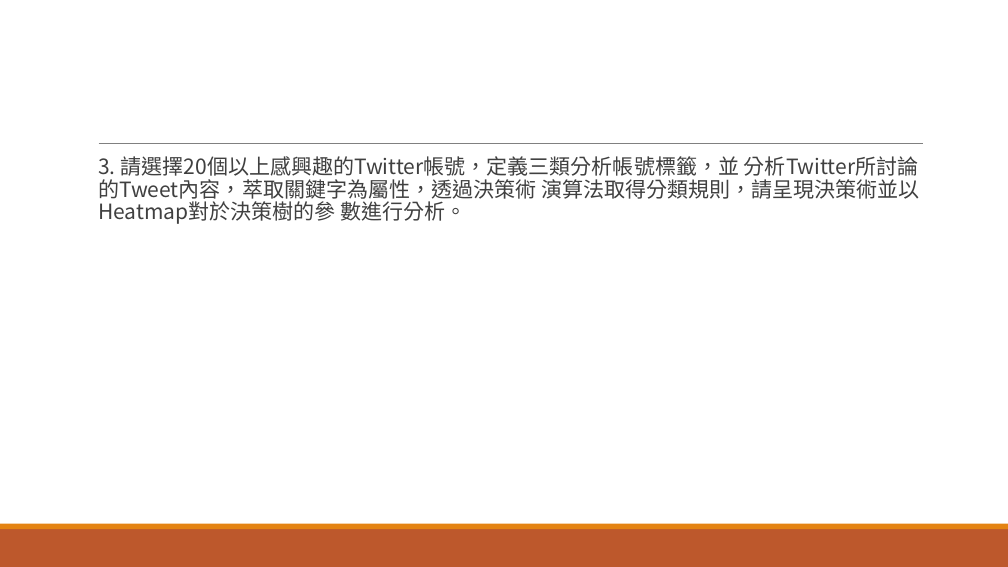
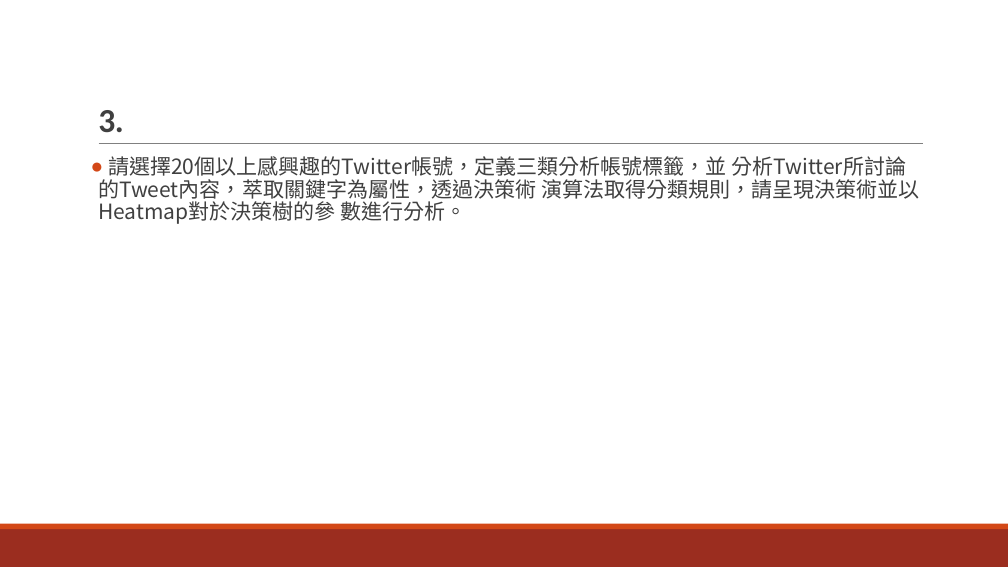
Before and after one commit to savina-chan/2016_socialnetwork, a slide deck: slide 13 of M10515048.pptx (slide 12 before the commit). Drawn at 1008x567 pixels with LibreOffice and Linux fonts; fonts in the diff are those of the drawing. Boxes give left, top, right and bottom in pixels: in the first picture for what was removed or moved away, otherwise in the second. Text is boxed around its words. In the diff, an @@ line names an element or a change of style, - is before the commit and + after.

```diff
--- a/M10515048.pptx
+++ b/M10515048.pptx
@@ title added at bbox=[98, 110, 123, 132], 32 pt, text #404040, bold @@
+3.
@@ text at bbox=[98, 156, 920, 224]: text changed @@
-  3. 請選擇20個以上感興趣的Twitter帳號，定義三類分析帳號標籤，並 分析Twitter所討論的Tweet內容，萃取關鍵字為屬性，透過決策術 演算法取得分類規則，請呈現決策術並以Heatmap對於決策樹的參 數進行分析。
+● 請選擇20個以上感興趣的Twitter帳號，定義三類分析帳號標籤，並 分析Twitter所討論的Tweet內容，萃取關鍵字為屬性，透過決策術 演算法取得分類規則，請呈現決策術並以Heatmap對於決策樹的參 數進行分析。
@@ rectangle at bbox=[0, 529, 1008, 567]: fill #BD582C to #9B2D1F @@
@@ rectangle at bbox=[0, 524, 1008, 529]: fill #E48312 to #D34817 @@
```
Also in this commit, not shown: 11 other slides changed, 1 slide added.
